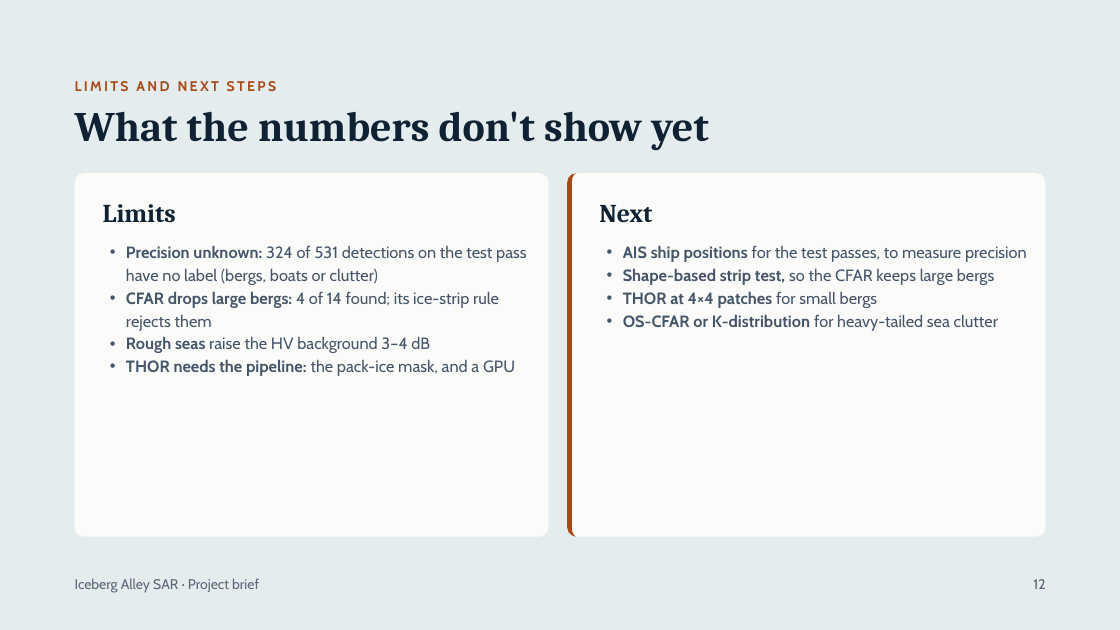
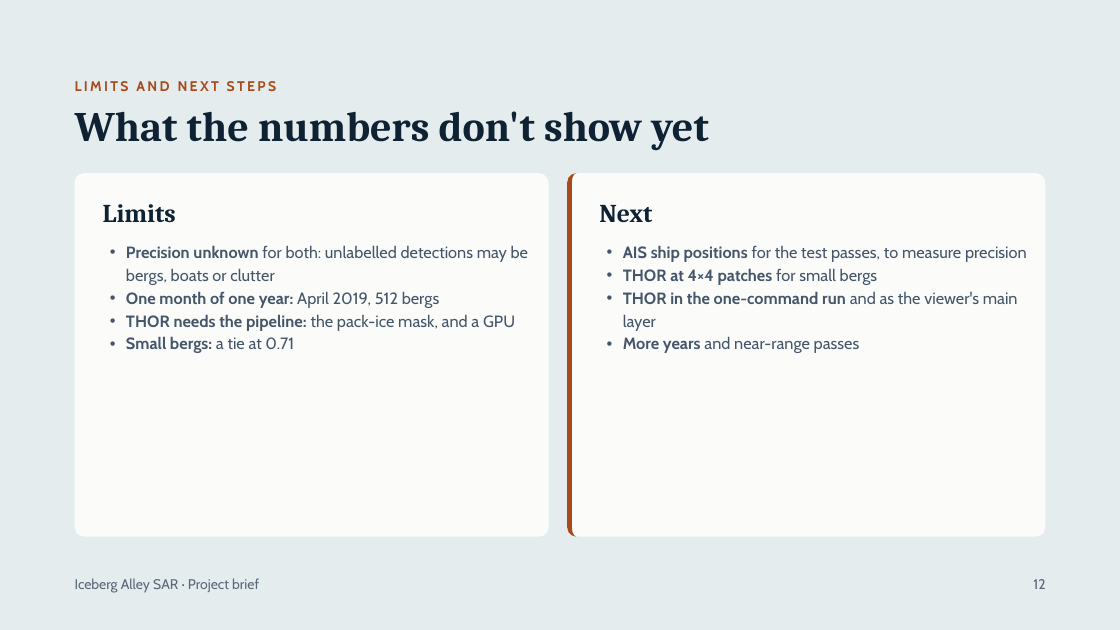
Before and after one commit to natali-kovalski/iceberg-alley-sar, a slide deck: slide 12 of docs/presentation/Iceberg Alley SAR — Project Brief v2.pptx. Drawn at 1120x630 pixels with LibreOffice and Linux fonts; fonts in the diff are those of the drawing. Boxes give left, top, right and bottom in pixels: in the first picture for what was removed or moved away, otherwise in the second. Text is boxed around its words. In the diff, an @@ line names an element or a change of style, - is before the commit and + after.

```diff
--- a/docs/presentation/Iceberg Alley SAR — Project Brief v2.pptx
+++ b/docs/presentation/Iceberg Alley SAR — Project Brief v2.pptx
@@ text at (126,245,528,308): text changed @@
-• Precision unknown: 324 of 531 detections on the test pass have no label (bergs, boats or clutter)
-• CFAR drops large bergs: 4 of 14 found; its ice-strip rule rejects them
-• Rough seas raise the HV background 3–4 dB
+• Precision unknown for both: unlabelled detections may be bergs, boats or clutter
+• One month of one year: April 2019, 512 bergs
@@ text at (623,268,995,285): paragraph removed @@
-• Shape-based strip test, so the CFAR keeps large bergs
@@ text at (623,291,1018,353): text changed @@
-• OS-CFAR or K-distribution for heavy-tailed sea clutter
+• THOR in the one-command run and as the viewer's main layer
+• More years and near-range passes
@@ text at (126,336,294,353): paragraph added @@
+• Small bergs: a tie at 0.71
```
Also in this commit, not shown: 12 other slides changed, 1 slide added, 1 slide removed, 10 other files.
